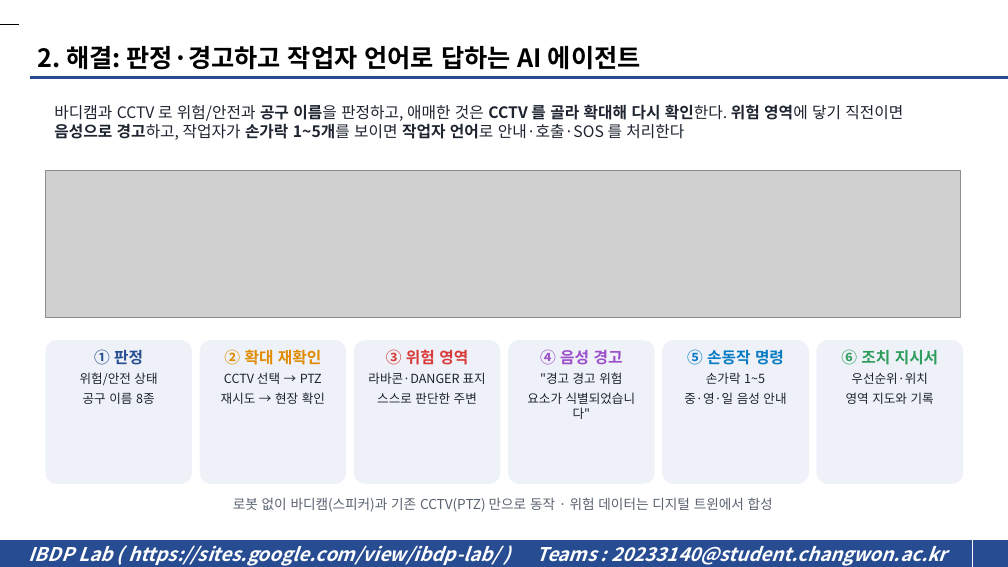
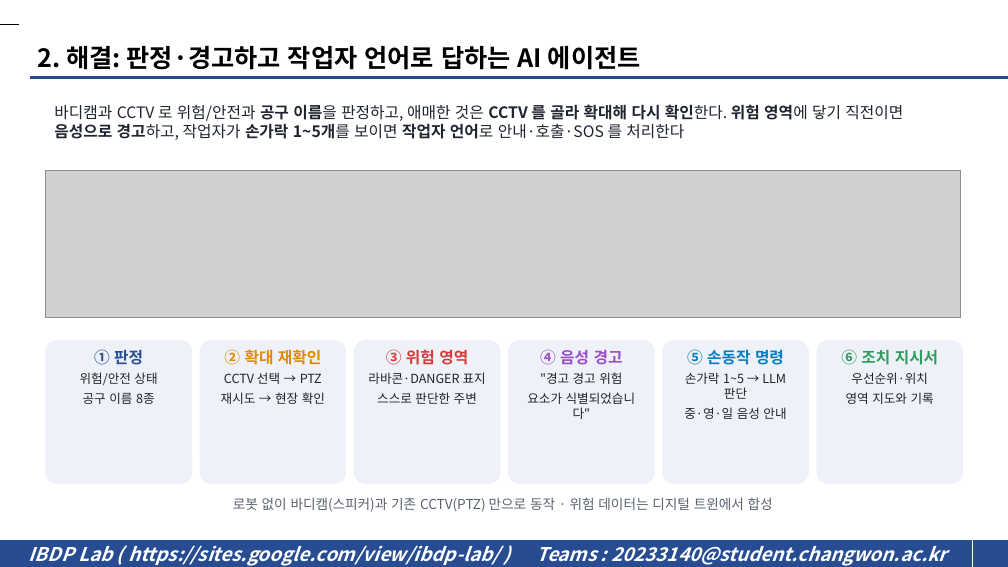
Before and after one commit to HardLeona/factory-safety-isaac, a slide deck: slide 3 of submission/발표자료.pptx. Drawn at 1008x567 pixels with LibreOffice and Linux fonts; fonts in the diff are those of the drawing; grey boxes stand for pictures; background and template pictures are left out. Boxes give left, top, right and bottom in pixels: in the first picture for what was removed or moved away, otherwise in the second. Text is boxed around its words. In the diff, an @@ line names an element or a change of style, - is before the commit and + after.

```diff
--- a/submission/발표자료.pptx
+++ b/submission/발표자료.pptx
@@ text in rounded rectangle at [684,372,786,419]: text changed @@
-손가락 1~5
-중·영·일 음성 안내
+손가락 1~5 → LLM 판단
+중·영·일 음성 안내
```
Also in this commit, not shown: 3 other slides changed, 37 other files.
